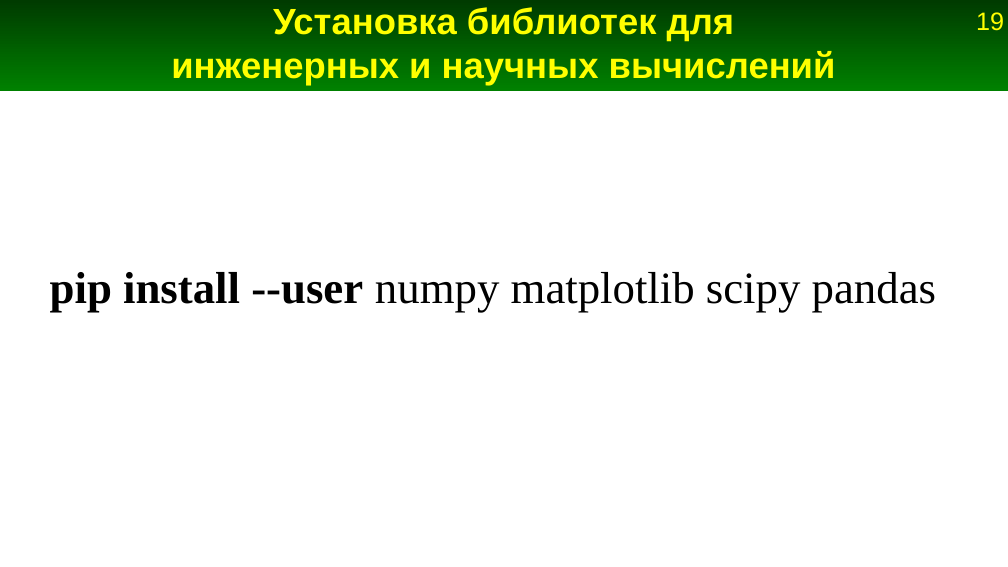
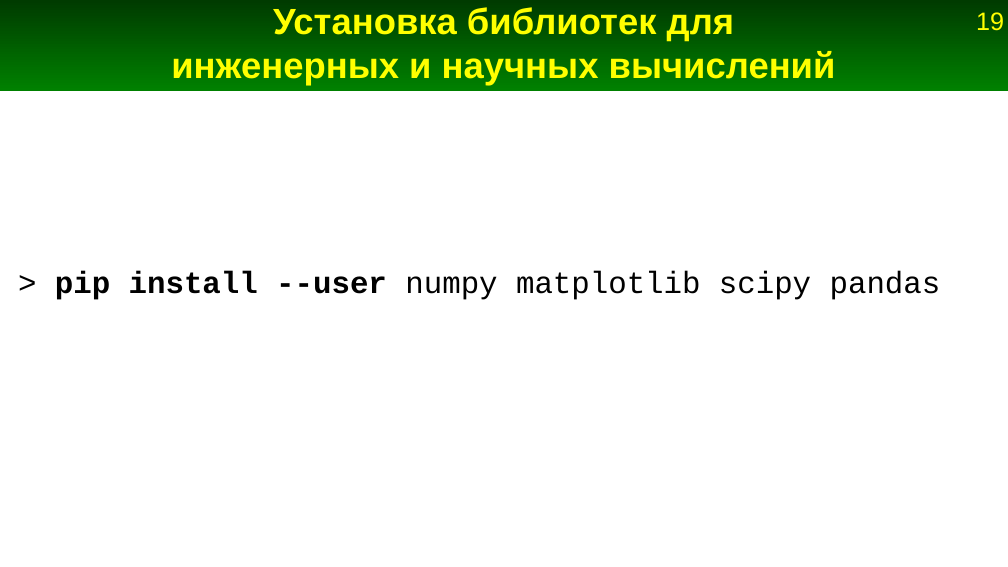
Before and after one commit to Jenyay/python-lectures, a slide deck: slide 19 of presentations/13. Modules.odp. Drawn at 1008x567 pixels with LibreOffice and Linux fonts; fonts in the diff are those of the drawing. Boxes give left, top, right and bottom in pixels: in the first picture for what was removed or moved away, otherwise in the second. Text is boxed around its words. In the diff, an @@ line names an element or a change of style, - is before the commit and + after.

```diff
--- a/presentations/13. Modules.odp
+++ b/presentations/13. Modules.odp
@@ text at [55, 271, 941, 300]: text changed; size 32 to 22 pt; font Times New Roman to Courier New @@
-pip install --user numpy matplotlib scipy pandas
+> pip install --user numpy matplotlib scipy pandas
```
Also in this commit, not shown: 5 other slides changed, 13 slides added, 1 other file.
